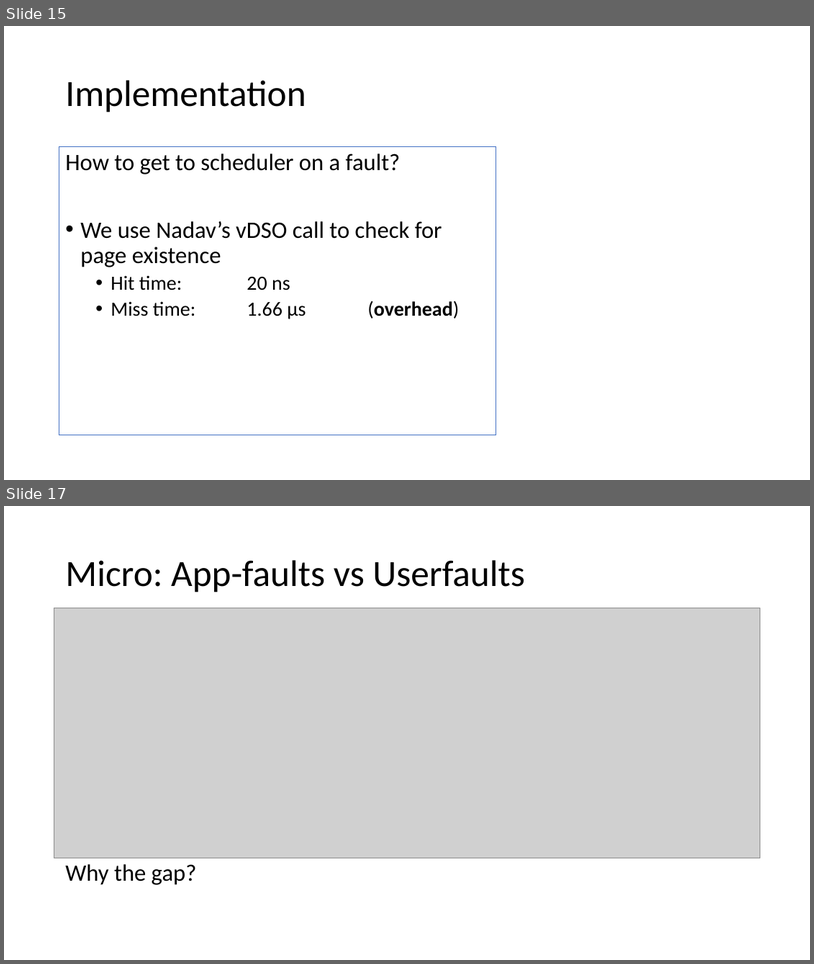
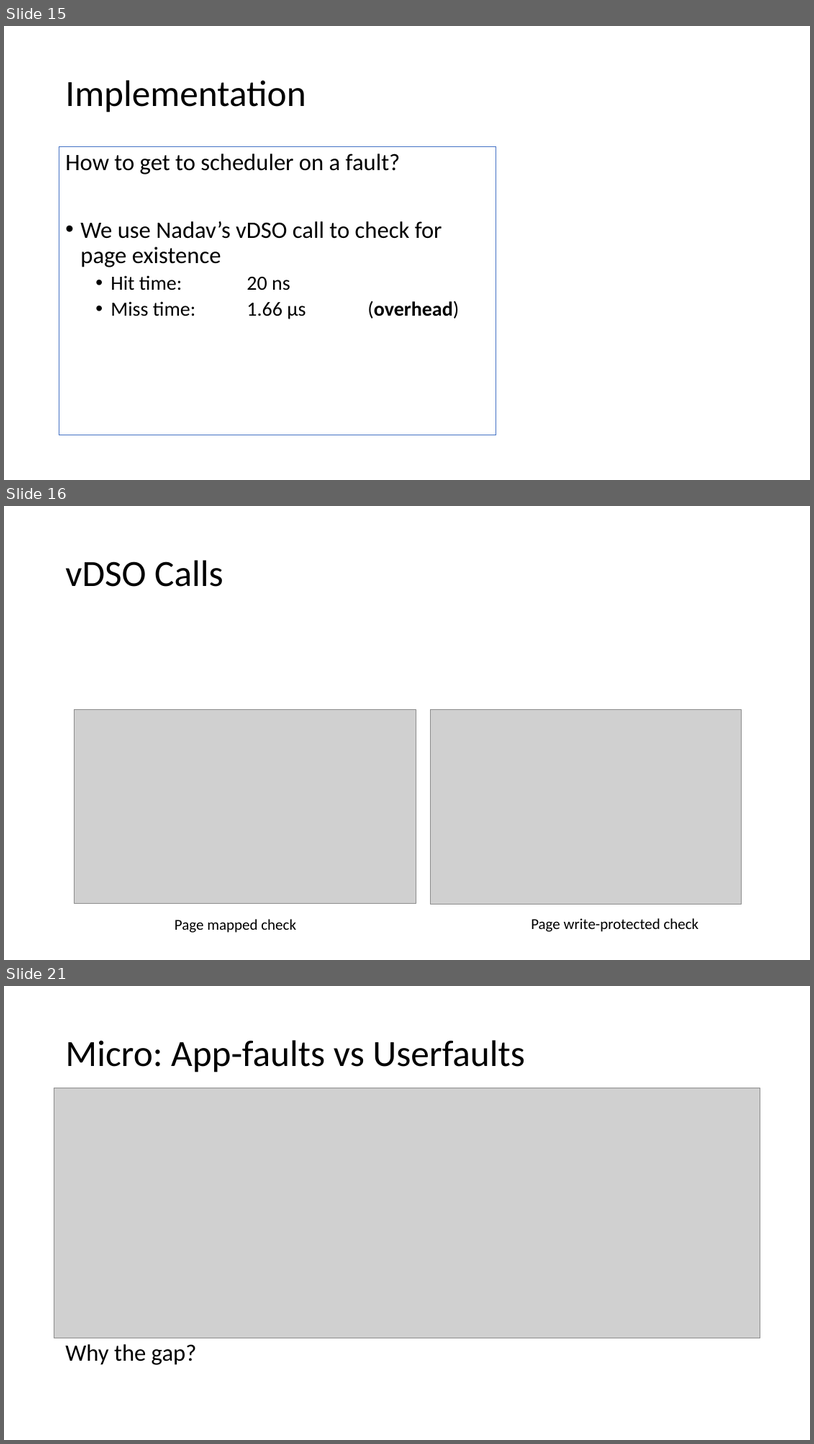
Before and after one commit to eden-farmem/eden-all, a slide deck: doc/racklette-may-2022.pptx. Shown one above the other, each under a label of ours: slides 15 and 17 before the commit, slides 15, 16 and 21 after it; the slides between them are not shown. The pictures are 814x964 and 814x1444 pixels, drawn with LibreOffice and Linux fonts; fonts in the diff are those of the drawing; grey boxes stand for pictures. Boxes give left, top, right and bottom in pixels: in the first picture for what was removed or moved away, otherwise in the second. Text is boxed around its words. In the diff, an @@ line names an element or a change of style, - is before the commit and + after.

```diff
--- a/doc/racklette-may-2022.pptx
+++ b/doc/racklette-may-2022.pptx
@@ slide 16 added at (x1=4, y1=506, x2=810, y2=960), background #FFFFFF @@
@@ title added at (x1=65, y1=560, x2=224, y2=587), 44 pt, text #000000 @@
+vDSO Calls
@@ picture added at (x1=74, y1=710, x2=416, y2=903) @@
@@ picture added at (x1=431, y1=710, x2=742, y2=904) @@
@@ text added at (x1=175, y1=919, x2=296, y2=932), 18 pt, text #000000 @@
+Page mapped check
@@ text added at (x1=531, y1=918, x2=700, y2=932), 18 pt, text #000000 @@
+Page write-protected check
@@ what was slide 17 is now slide 21 @@
```
Also in this commit, not shown: 4 slides changed, 3 other slides added, 1 slide removed, 8 other files.
